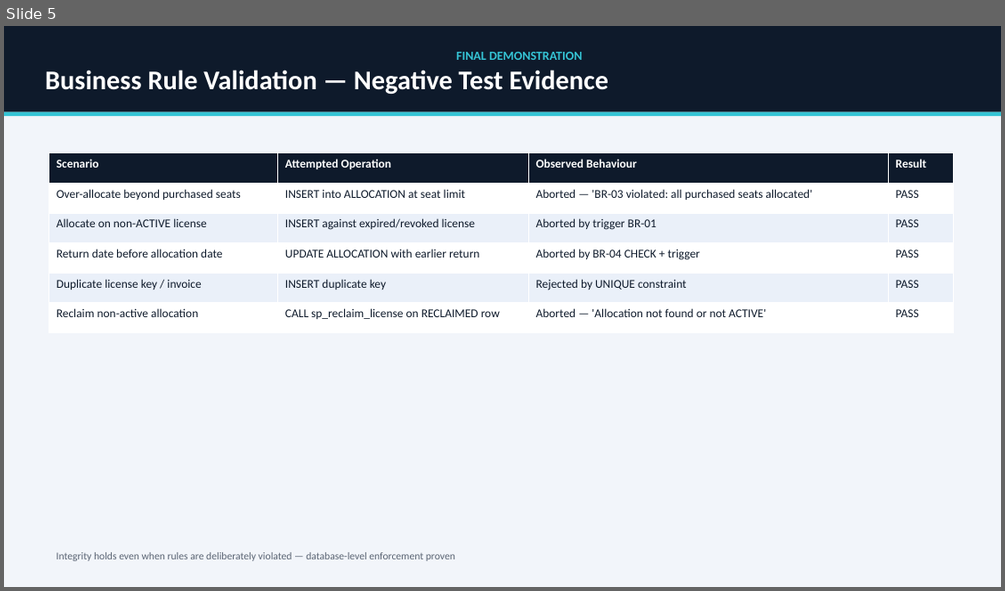
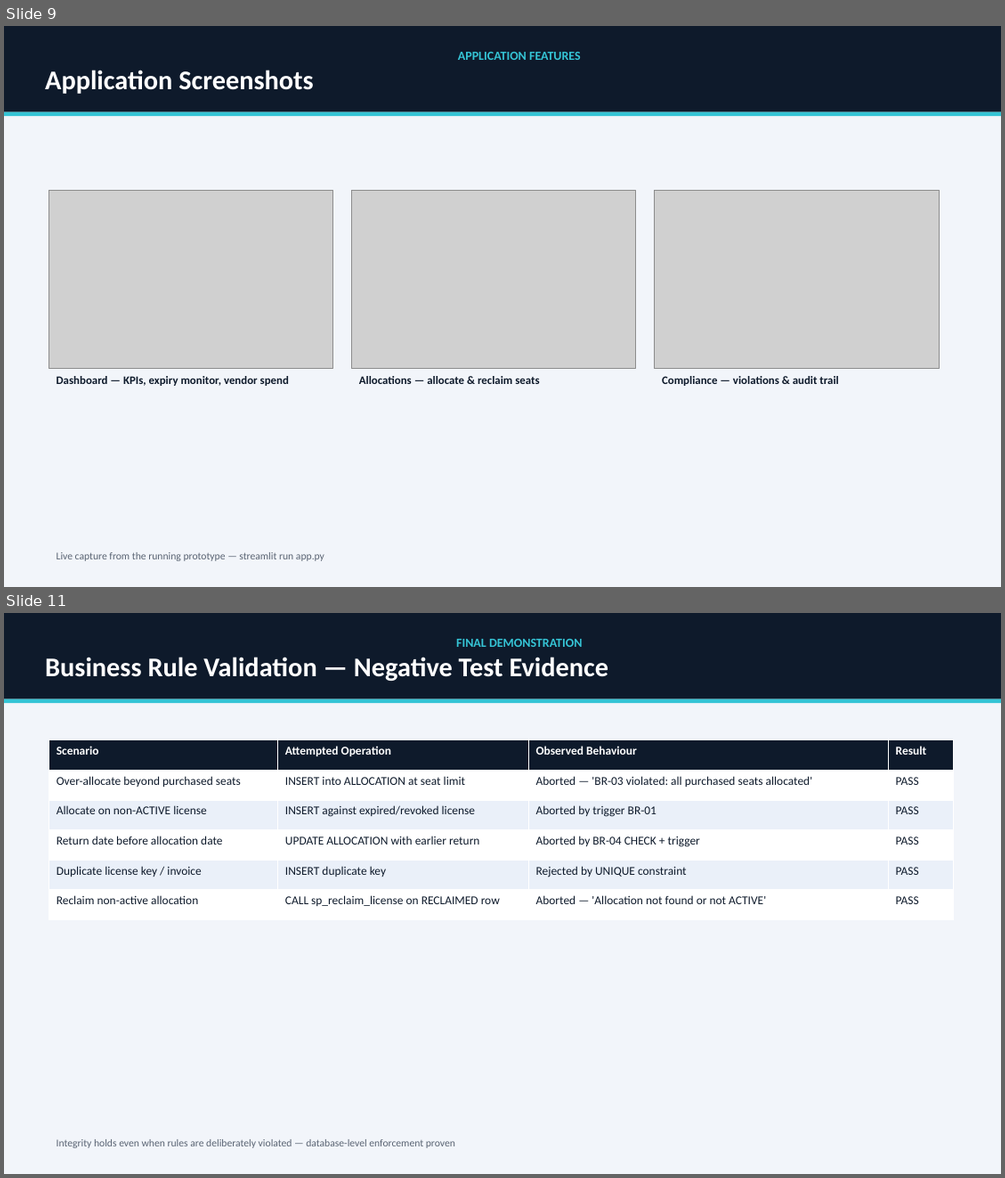
Before and after one commit to Rish3666/Software-License-Subscription-Management-System, a slide deck: ppt_review3.pptx. Shown one above the other, each under a label of ours: slide 5 before the commit, slides 9 and 11 after it; the slides between them are not shown. The pictures are 1005x591 and 1005x1178 pixels, drawn with LibreOffice and Linux fonts; fonts in the diff are those of the drawing; grey boxes stand for pictures. Boxes give left, top, right and bottom in pixels: in the first picture for what was removed or moved away, otherwise in the second. Text is boxed around its words. In the diff, an @@ line names an element or a change of style, - is before the commit and + after.

```diff
--- a/ppt_review3.pptx
+++ b/ppt_review3.pptx
@@ slide 9 added at box(4, 26, 1001, 587), background #FFFFFF @@
@@ rectangle added at box(4, 26, 1001, 587), fill #F2F5FA @@
@@ rectangle added at box(4, 26, 1001, 112), fill #0E1A2B, 26 pt, text #FFFFFF, bold @@
+APPLICATION FEATURES
+Application Screenshots
@@ rectangle added at box(4, 112, 1001, 117), fill #35C4D5 @@
@@ picture added at box(48, 191, 333, 369) @@
@@ picture added at box(352, 191, 636, 369) @@
@@ picture added at box(655, 191, 938, 369) @@
@@ text added at box(57, 376, 289, 386), 11 pt, text #0E1A2B, bold @@
+Dashboard — KPIs, expiry monitor, vendor spend
@@ text added at box(359, 376, 539, 384), 11 pt, text #0E1A2B, bold @@
+Allocations — allocate & reclaim seats
@@ text added at box(662, 376, 838, 386), 11 pt, text #0E1A2B, bold @@
+Compliance — violations & audit trail
@@ text added at box(57, 552, 324, 561), 10 pt, text #5A6473 @@
+Live capture from the running prototype — streamlit run app.py
@@ what was slide 5 is now slide 11 @@
```
Also in this commit, not shown: 3 slides changed, 5 other slides added, 13 other files.
